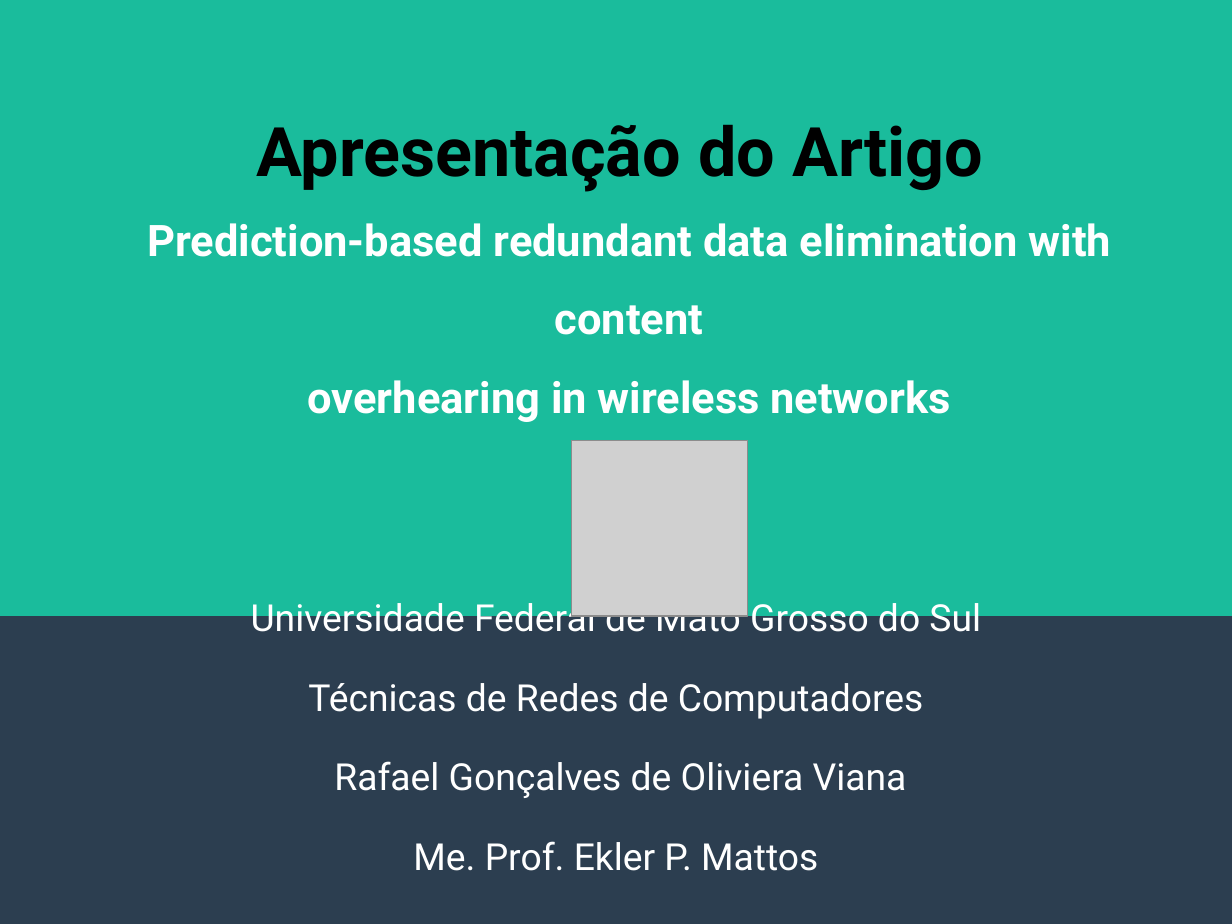
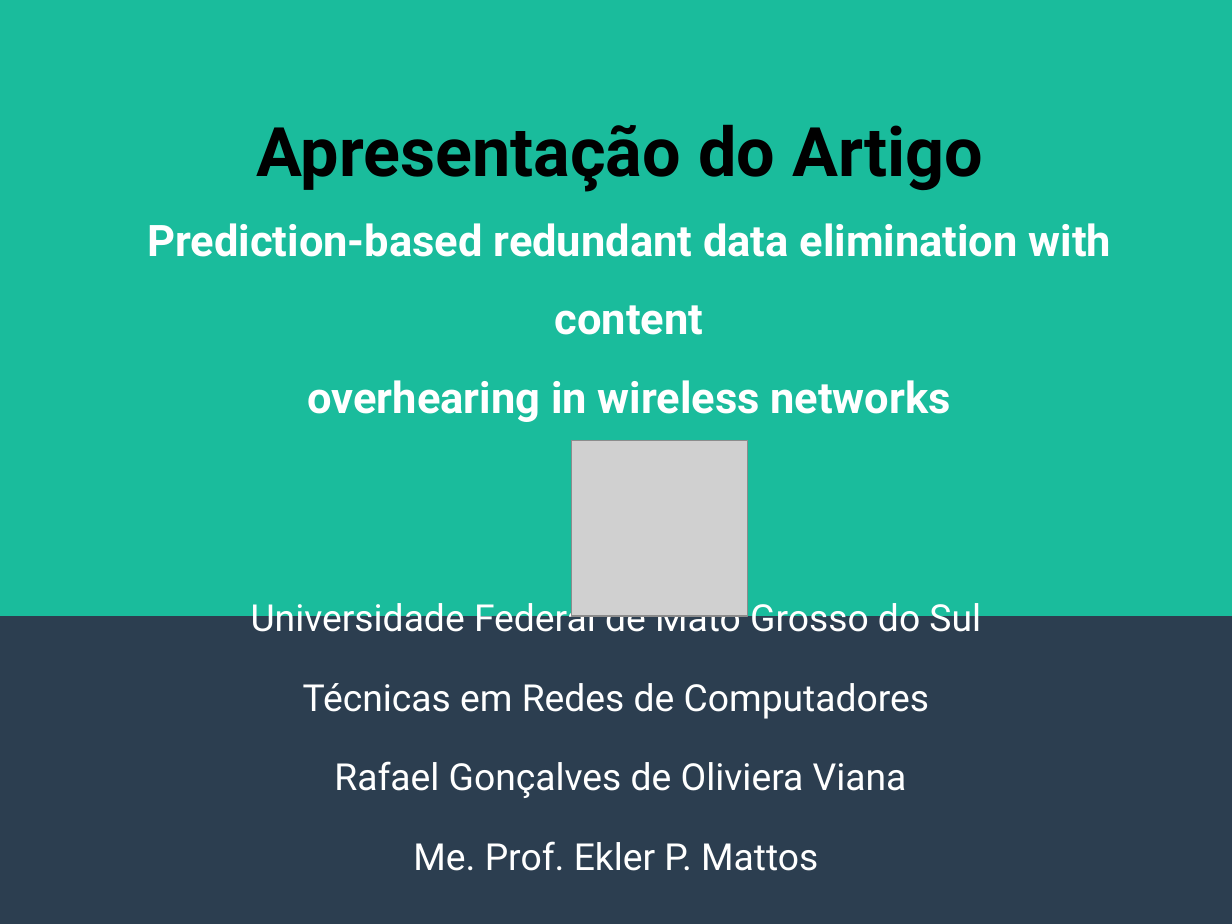
Before and after one commit to rafaelgov95/SD, a slide deck: slide 1 of Apresentacao/PPT/Angular-4.odp. Drawn at 1232x924 pixels with LibreOffice and Linux fonts; fonts in the diff are those of the drawing; grey boxes stand for pictures. Boxes give left, top, right and bottom in pixels: in the first picture for what was removed or moved away, otherwise in the second. Text is boxed around its words. In the diff, an @@ line names an element or a change of style, - is before the commit and + after.

```diff
--- a/Apresentacao/PPT/Angular-4.odp
+++ b/Apresentacao/PPT/Angular-4.odp
@@ subtitle at <box>303,683,930,719</box>: text changed @@
-Técnicas de Redes de Computadores
+Técnicas em Redes de Computadores
```
Also in this commit, not shown: 11 other slides changed, 7 slides added, 1 slide removed, 3 other files.
